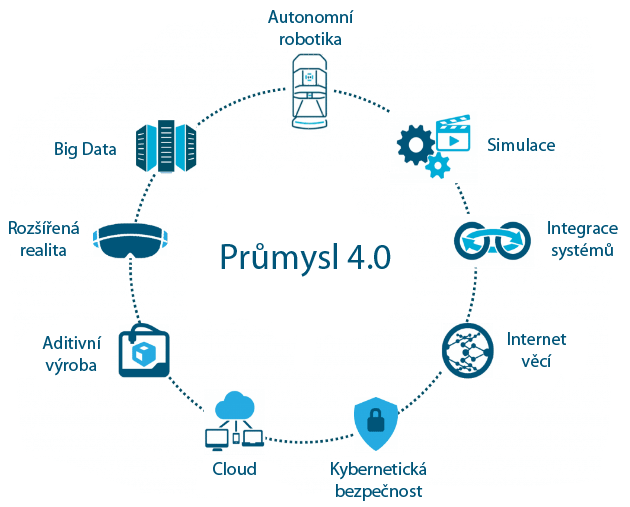
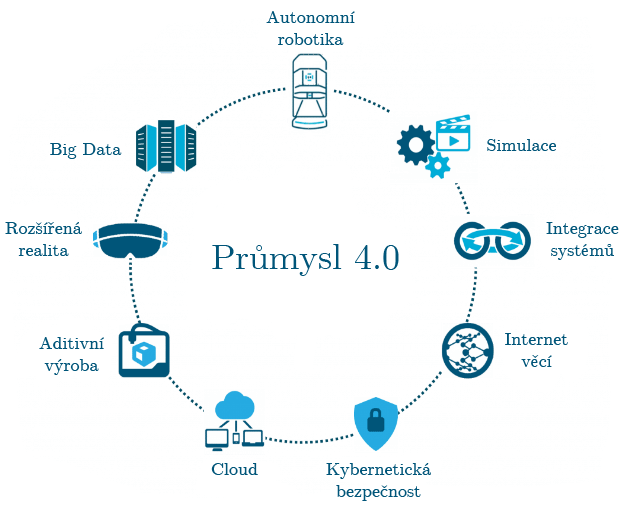
Layered file, before and after one edit (630 x 507). Changes by layer:
painted on "Big data" over (50, 142, 122, 159)
painted on "Aditivní výroba" over (39, 336, 104, 376)
painted on "Cloud" over (211, 462, 258, 475)
painted on "Autonomní robotika" over (266, 10, 355, 45)
painted on "Rozšířená realita" over (5, 221, 82, 256)
painted on "Integrace systémů" over (546, 221, 619, 261)
painted on "Internet věcí" over (505, 332, 568, 367)
painted on "Kybernetická bezpečnost" over (326, 462, 431, 501)
painted on "Simulace" over (487, 138, 556, 151)
painted on "Průmysl 4.0" over (212, 243, 399, 277)
removed layer "Vrstva 2" over (53, 138, 538, 376)
painted on "Vrstva 1" over (92, 138, 538, 371)
